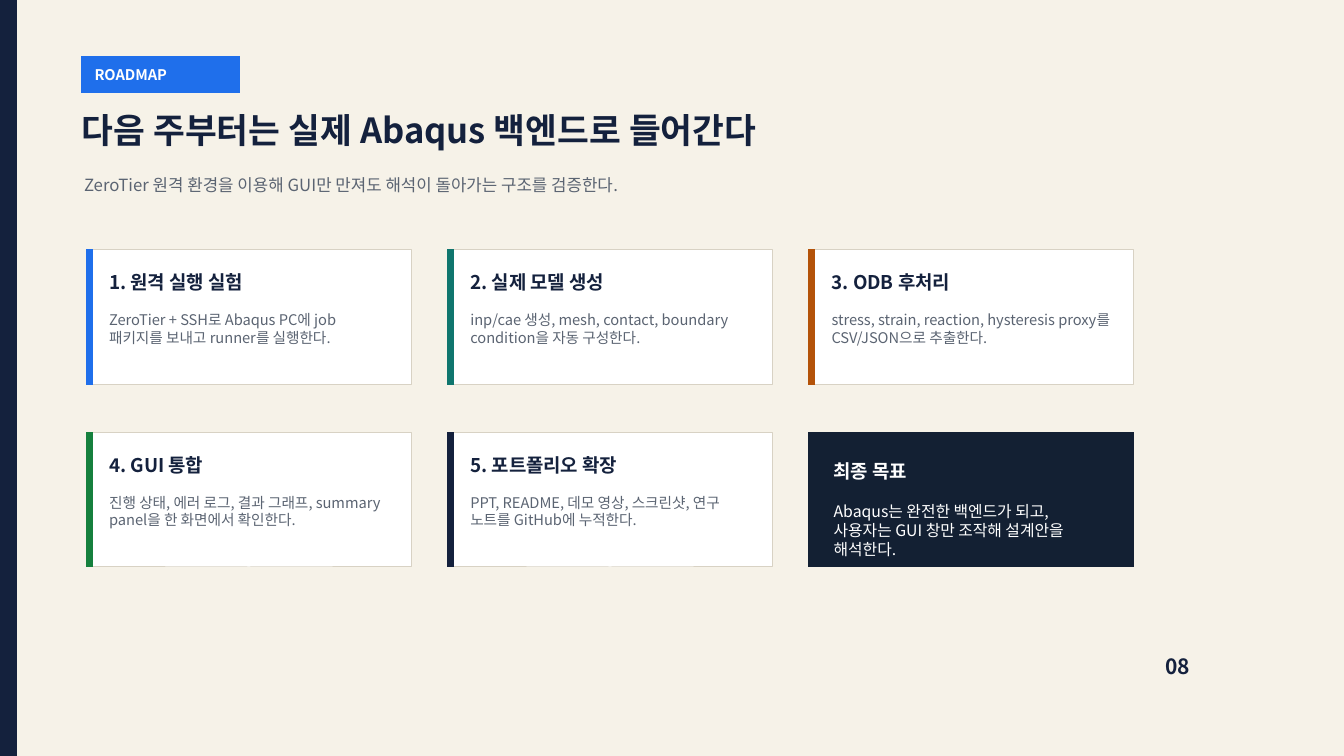
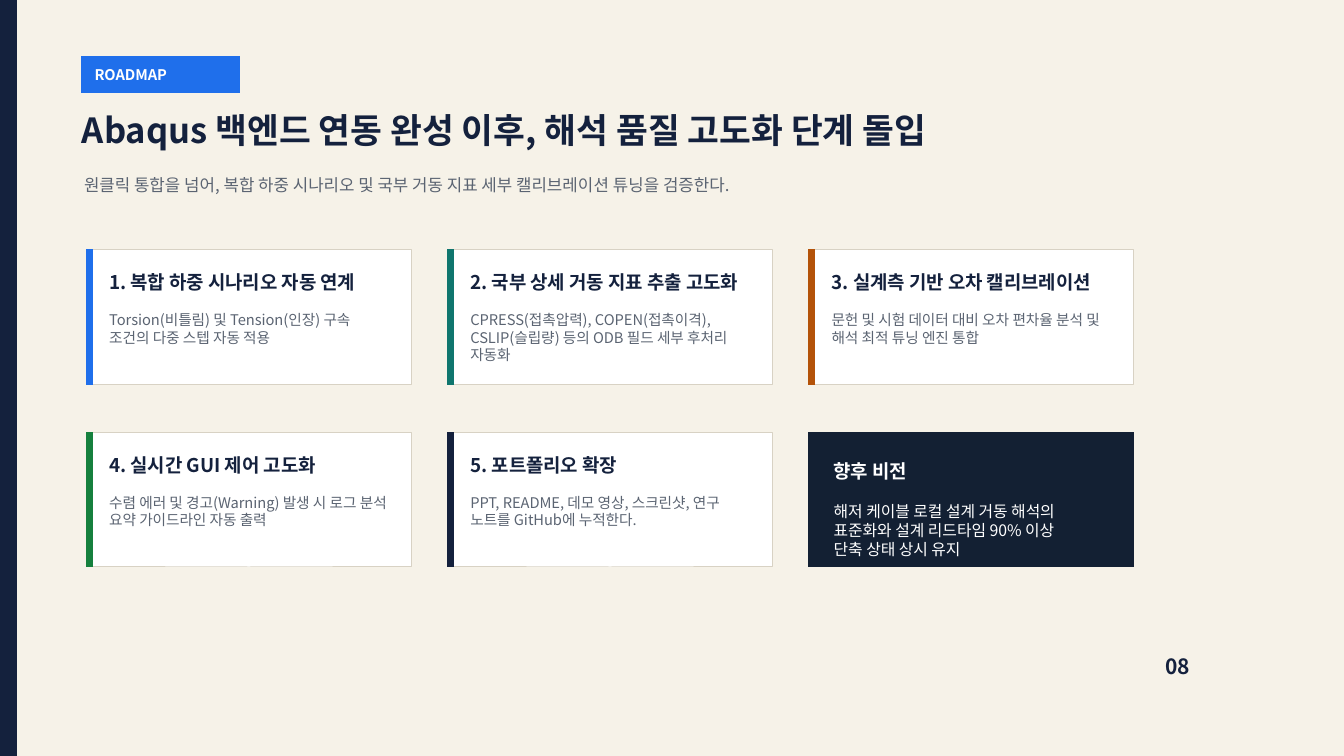
Before and after one commit to jhpark391-afk/SCLAS-cable-analysis, a slide deck: slide 8 of portfolio/SCLAS_Portfolio_Overview_KR.pptx. Drawn at 1344x756 pixels with LibreOffice and Linux fonts; fonts in the diff are those of the drawing. Boxes give left, top, right and bottom in pixels: in the first picture for what was removed or moved away, otherwise in the second. Text is boxed around its words. In the diff, an @@ line names an element or a change of style, - is before the commit and + after.

```diff
--- a/portfolio/SCLAS_Portfolio_Overview_KR.pptx
+++ b/portfolio/SCLAS_Portfolio_Overview_KR.pptx
@@ text in rectangle at box(82, 114, 927, 151): text changed @@
-다음 주부터는 실제 Abaqus 백엔드로 들어간다
+Abaqus 백엔드 연동 완성 이후, 해석 품질 고도화 단계 돌입
@@ text in rectangle at box(84, 177, 730, 194): text changed @@
-ZeroTier 원격 환경을 이용해 GUI만 만져도 해석이 돌아가는 구조를 검증한다.
+원클릭 통합을 넘어, 복합 하중 시나리오 및 국부 거동 지표 세부 캘리브레이션 튜닝을 검증한다.
@@ text in rectangle at box(109, 273, 356, 291): text changed @@
-1. 원격 실행 실험
+1. 복합 하중 시나리오 자동 연계
@@ text in rectangle at box(470, 273, 738, 291): text changed @@
-2. 실제 모델 생성
+2. 국부 상세 거동 지표 추출 고도화
@@ text in rectangle at box(832, 273, 1091, 291): text changed @@
-3. ODB 후처리
+3. 실계측 기반 오차 캘리브레이션
@@ text in rectangle at box(109, 313, 351, 344): text changed @@
-ZeroTier + SSH로 Abaqus PC에 job 패키지를 보내고 runner를 실행한다.
+Torsion(비틀림) 및 Tension(인장) 구속 조건의 다중 스텝 자동 적용
@@ text in rectangle at box(470, 313, 727, 361): text changed @@
-inp/cae 생성, mesh, contact, boundary condition을 자동 구성한다.
+CPRESS(접촉압력), COPEN(접촉이격), CSLIP(슬립량) 등의 ODB 필드 세부 후처리 자동화
@@ text in rectangle at box(832, 312, 1100, 344): text changed @@
-stress, strain, reaction, hysteresis proxy를 CSV/JSON으로 추출한다.
+문헌 및 시험 데이터 대비 오차 편차율 분석 및 해석 최적 튜닝 엔진 통합
@@ text in rectangle at box(109, 456, 316, 474): text changed @@
-4. GUI 통합
+4. 실시간 GUI 제어 고도화
@@ text in rectangle at box(834, 462, 908, 480): text changed @@
-최종 목표
+향후 비전
@@ text in rectangle at box(109, 496, 387, 526): text changed @@
-진행 상태, 에러 로그, 결과 그래프, summary panel을 한 화면에서 확인한다.
+수렴 에러 및 경고(Warning) 발생 시 로그 분석 요약 가이드라인 자동 출력
@@ text in rectangle at box(834, 504, 1055, 557): text changed @@
-Abaqus는 완전한 백엔드가 되고, 사용자는 GUI 창만 조작해 설계안을 해석한다.
+해저 케이블 로컬 설계 거동 해석의 표준화와 설계 리드타임 90% 이상 단축 상태 상시 유지
```
Also in this commit, not shown: 5 other slides changed.
